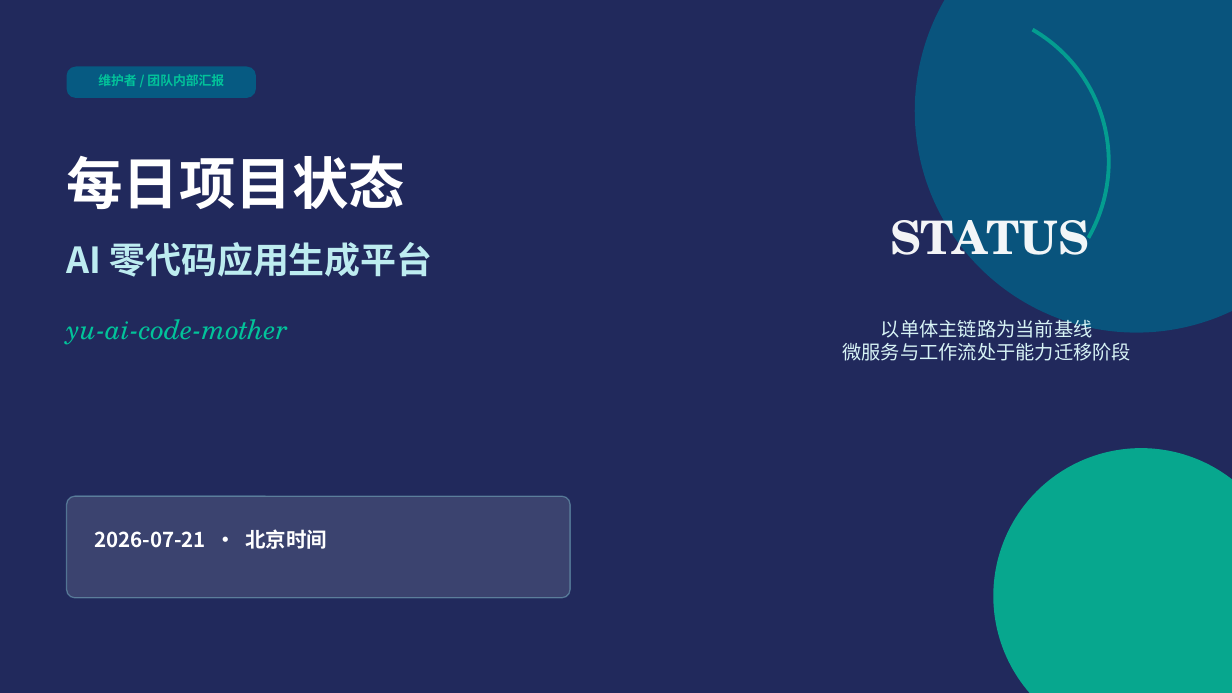
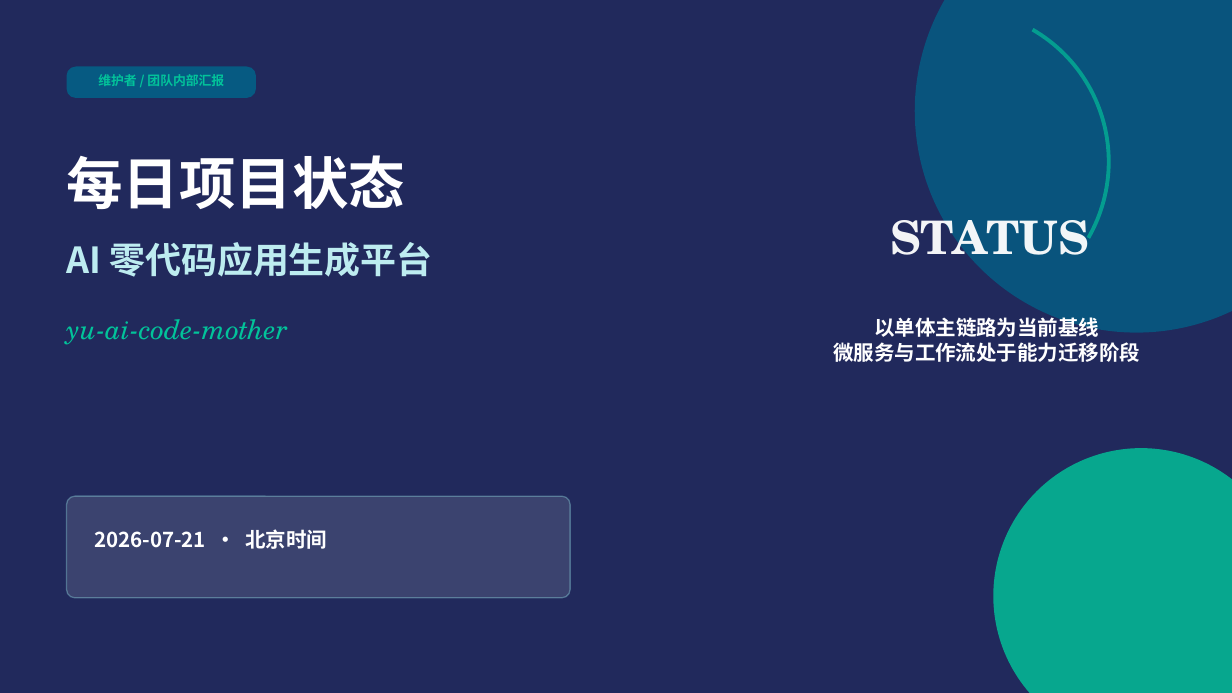
Before and after one commit to liyupi/yu-ai-code-mother, a slide deck: slide 1 of docs/reports/project-status-2026-07-21.pptx. Drawn at 1232x693 pixels with LibreOffice and Linux fonts; fonts in the diff are those of the drawing. Boxes give left, top, right and bottom in pixels: in the first picture for what was removed or moved away, otherwise in the second. Text is boxed around its words. In the diff, an @@ line names an element or a change of style, - is before the commit and + after.

```diff
--- a/docs/reports/project-status-2026-07-21.pptx
+++ b/docs/reports/project-status-2026-07-21.pptx
@@ text "以单体主链路为当前基线" at [833,317,1140,362]: size 15 to 16 pt, text colour #D7F3F5 to #FFFFFF, bold on @@
```
Also in this commit, not shown: 3 other slides changed.
